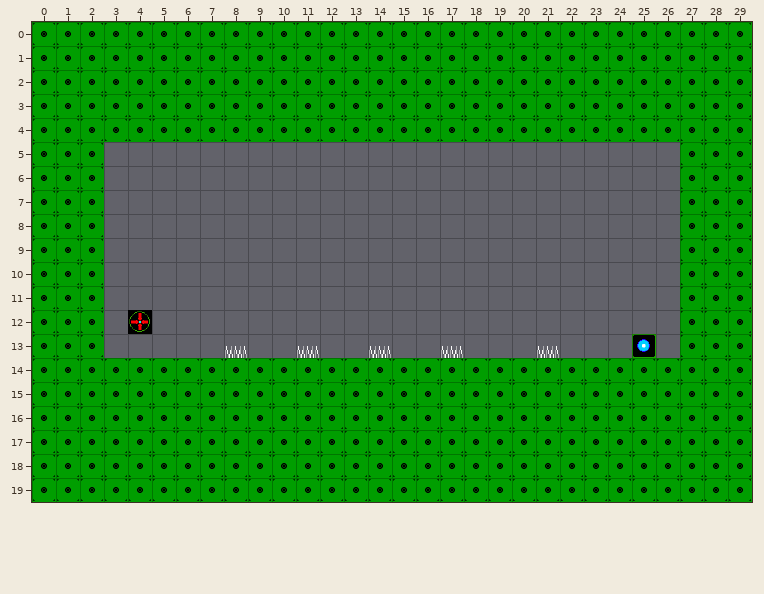
Two states of a Tiled map, tiled/maps/level2.tmx. The picture above is the old version.
Cells are 32x32 px. Shown: x 0..29, y 0..19.
Once edited:
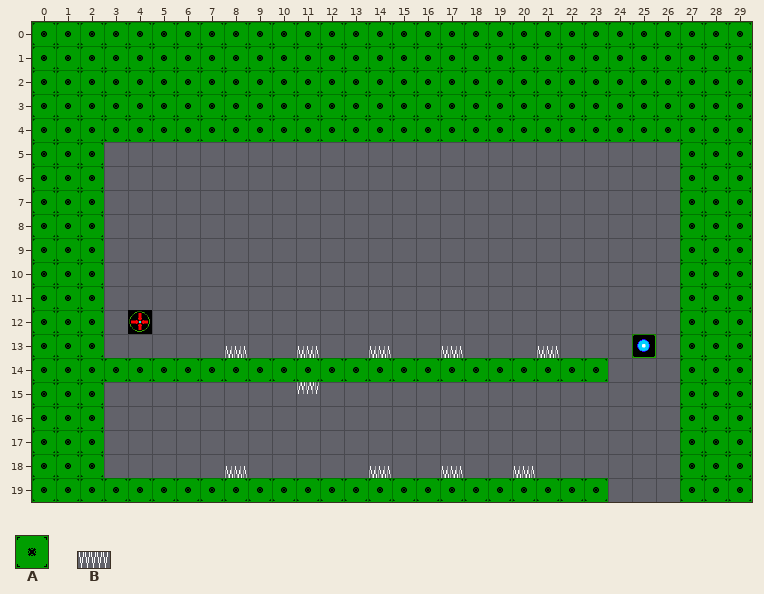
Key: from "Props": A 0 "Tile", B 3 flipped up-down "Spike".
_ is an empty cell.
Objects are placed by their top-left corner, in cells (3,4 is the top-left corner of cell 3,4); size is 1x1 cell unless given.
Log entry: Added the chosen one spike
From old to new:
Layer "Objects":
A new object: B "AfterSpike" at 11,15 size 1x0.5.
Layer "FakeTiles" (now hidden):
The author cleared tile A in row 14 at x 24 to 26; in rows 15 to 18 at x 3 to 26; in row 19 at x 24 to 26.
Pixel boxes of the changes (left, top, right, bottom) in both pictures:
changed: (104, 358, 680, 502)
